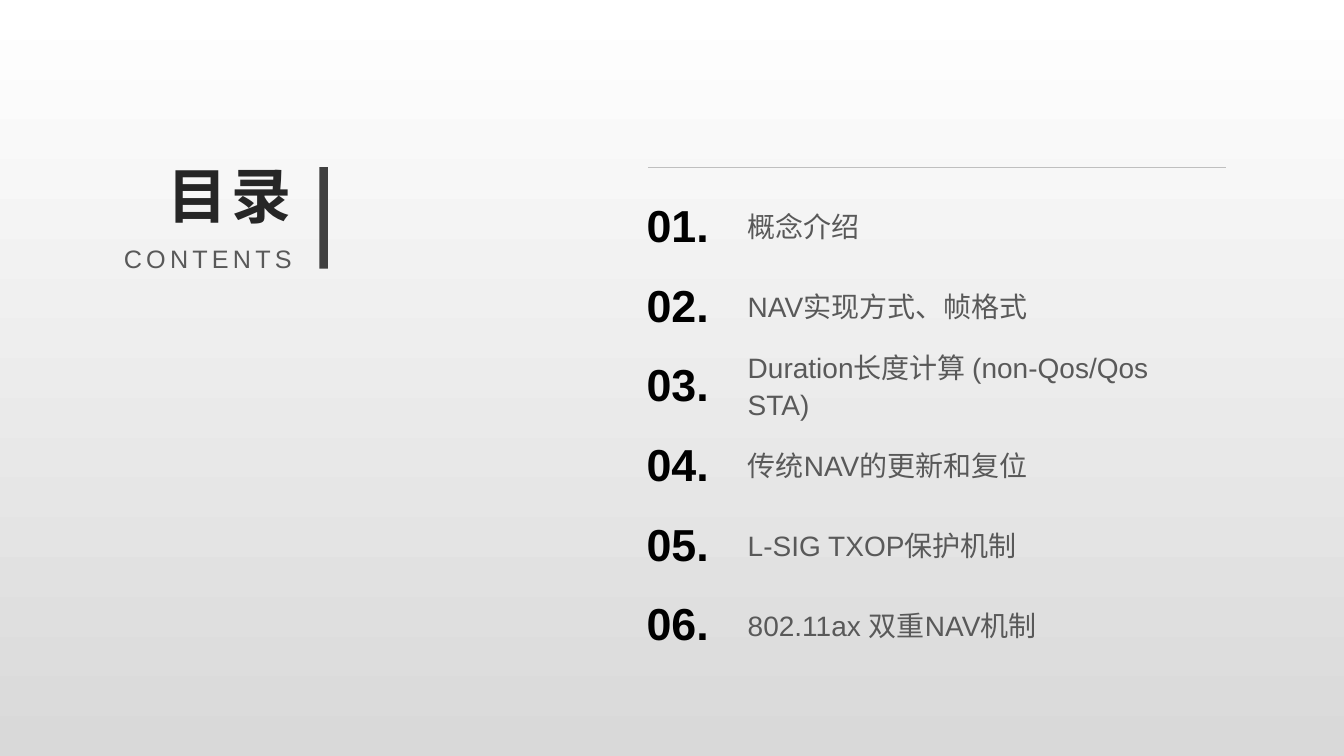
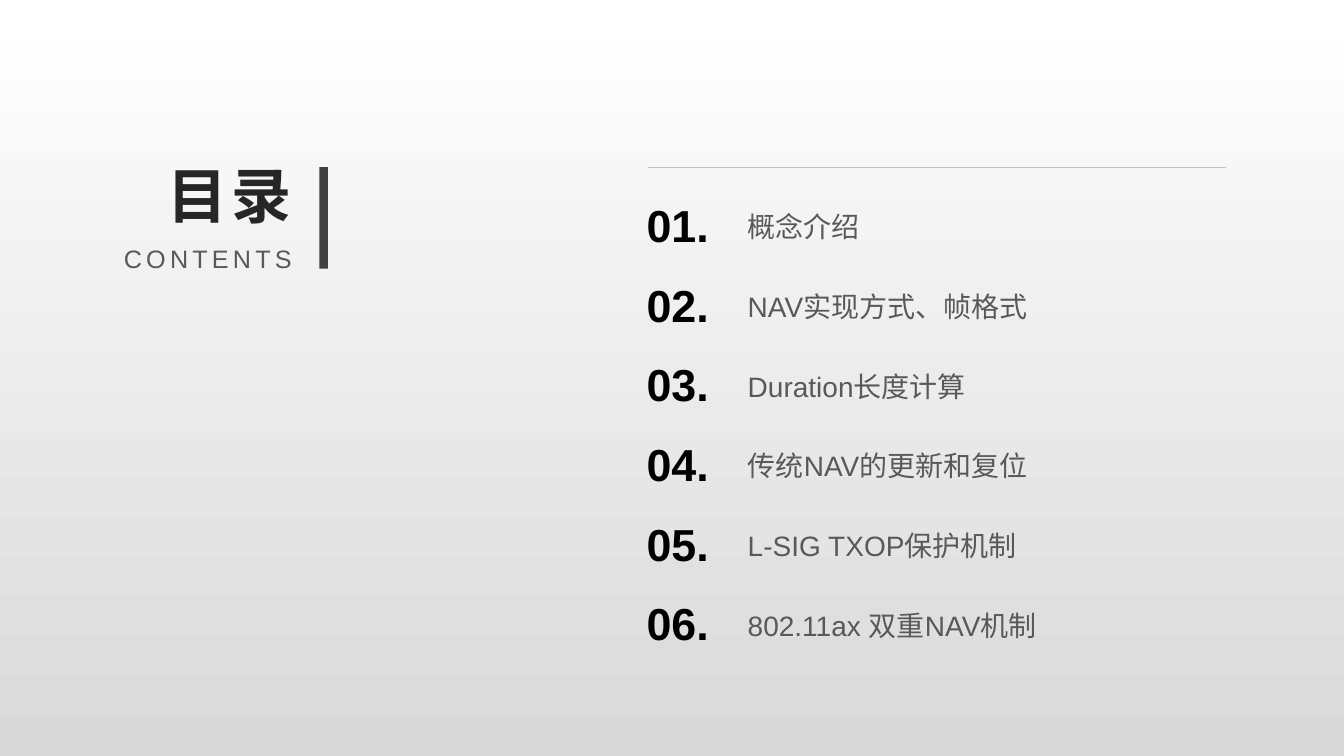
Before and after one commit to iamgzi/802.11ax, a slide deck: slide 2 of Doc/802.11NAV机制详解.pptx. Drawn at 1344x756 pixels with LibreOffice and Linux fonts; fonts in the diff are those of the drawing. Boxes give left, top, right and bottom in pixels: in the first picture for what was removed or moved away, otherwise in the second. Text is boxed around its words. In the diff, an @@ line names an element or a change of style, - is before the commit and + after.

```diff
--- a/Doc/802.11NAV机制详解.pptx
+++ b/Doc/802.11NAV机制详解.pptx
@@ text at box(748, 375, 966, 399): text changed @@
-Duration长度计算 (non-Qos/Qos STA)
+Duration长度计算
```
Also in this commit, not shown: 5 other slides changed, 5 other files.
